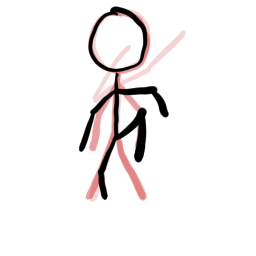
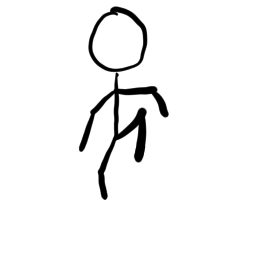
Before/after of a 256 x 256 layered artwork. What changed in the layer stack:
added layer "Layer 3" above "Layer 1" over (x1=85, y1=9, x2=186, y2=202)
